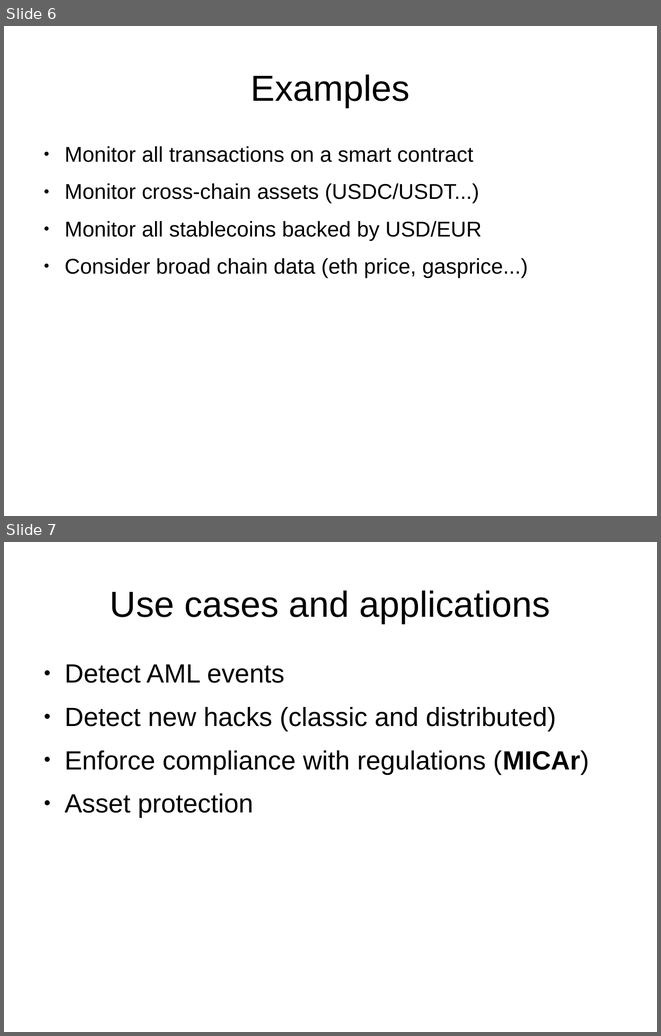
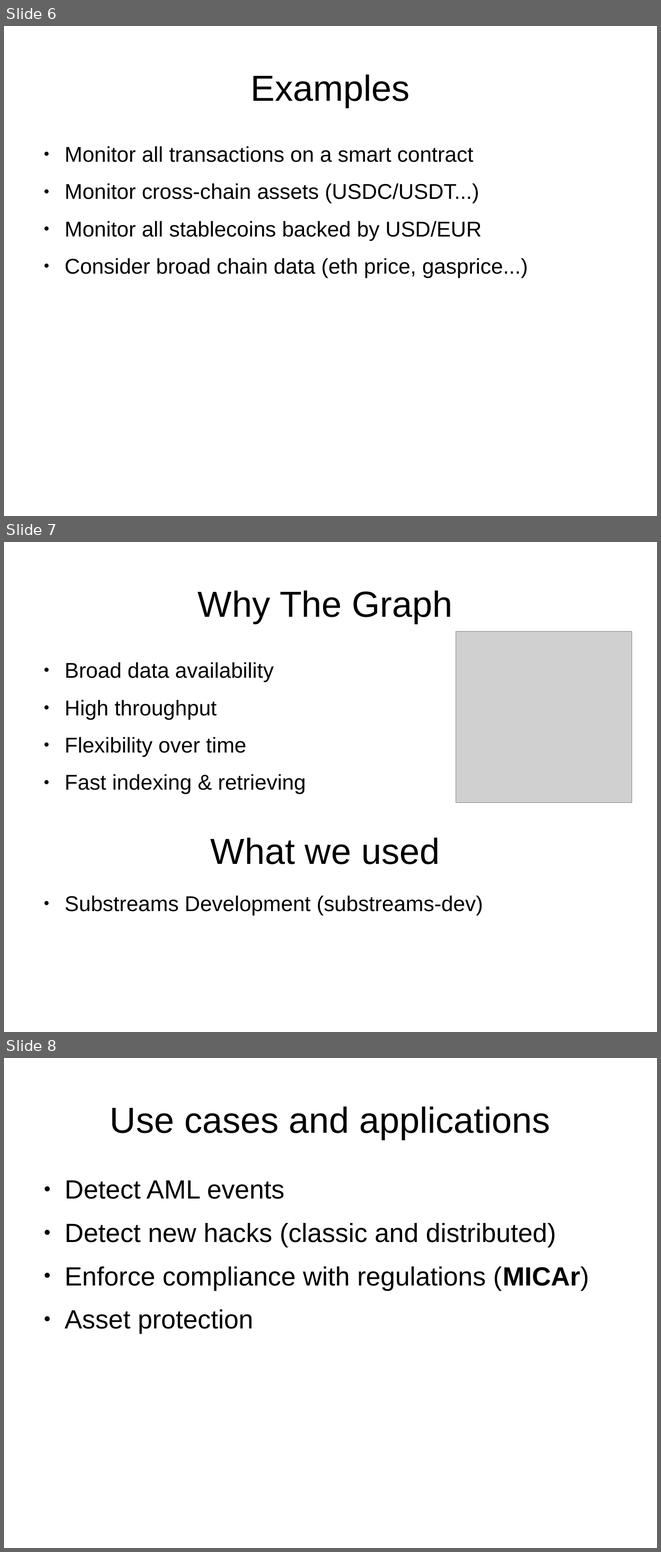
Before and after one commit to pavesini/pista, a slide deck: Docs/pista.odp. Shown one above the other, each under a label of ours: slides 6 and 7 before the commit, slides 6, 7 and 8 after it. The pictures are 661x1036 and 661x1552 pixels, drawn with LibreOffice and Linux fonts; fonts in the diff are those of the drawing; grey boxes stand for pictures. Boxes give left, top, right and bottom in pixels: in the first picture for what was removed or moved away, otherwise in the second. Text is boxed around its words. In the diff, an @@ line names an element or a change of style, - is before the commit and + after.

Commit message:
update slides

```diff
--- a/Docs/pista.odp
+++ b/Docs/pista.odp
@@ slide 7 added at box(4, 542, 657, 1032), background #FFFFFF @@
@@ title added at box(198, 590, 453, 623), 44 pt, text #000000 @@
+Why The Graph
@@ picture added at box(456, 632, 632, 803) @@
@@ text added at box(64, 662, 306, 794), 26 pt, text #000000 @@
+● Broad data availability
+● High throughput
+● Flexibility over time
+● Fast indexing & retrieving
@@ title added at box(211, 837, 440, 864), 44 pt, text #000000 @@
+What we used
@@ text added at box(64, 895, 483, 915), 26 pt, text #000000 @@
+● Substreams Development (substreams-dev)
@@ what was slide 7 is now slide 8 @@
```
Also in this commit, not shown: 1 slide changed, 1 other slide added, 1 slide removed, 4 other files.
